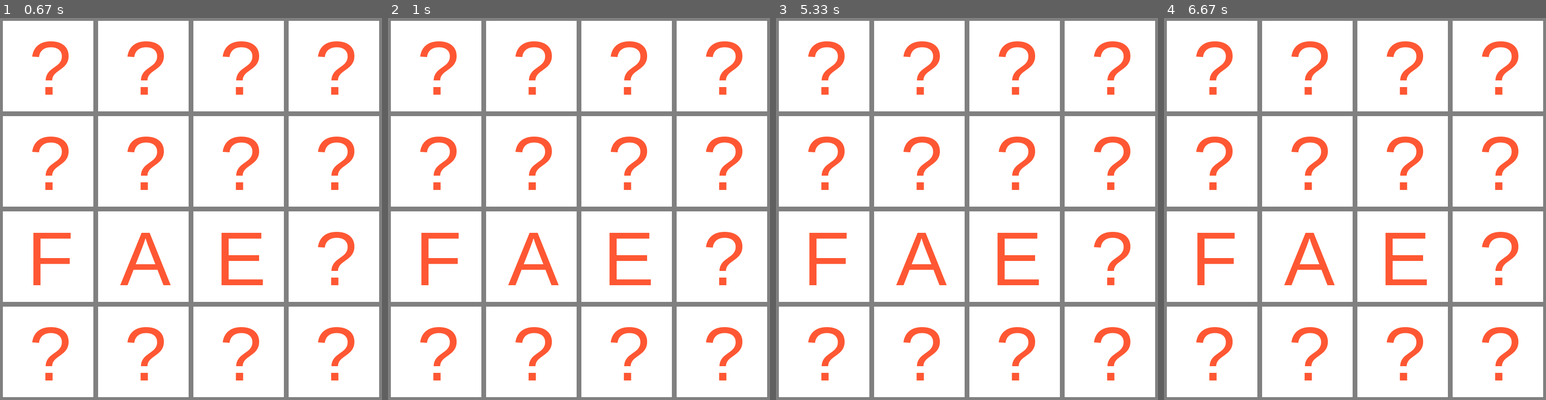
Above: before the commit, frames 1-4 (left to right).
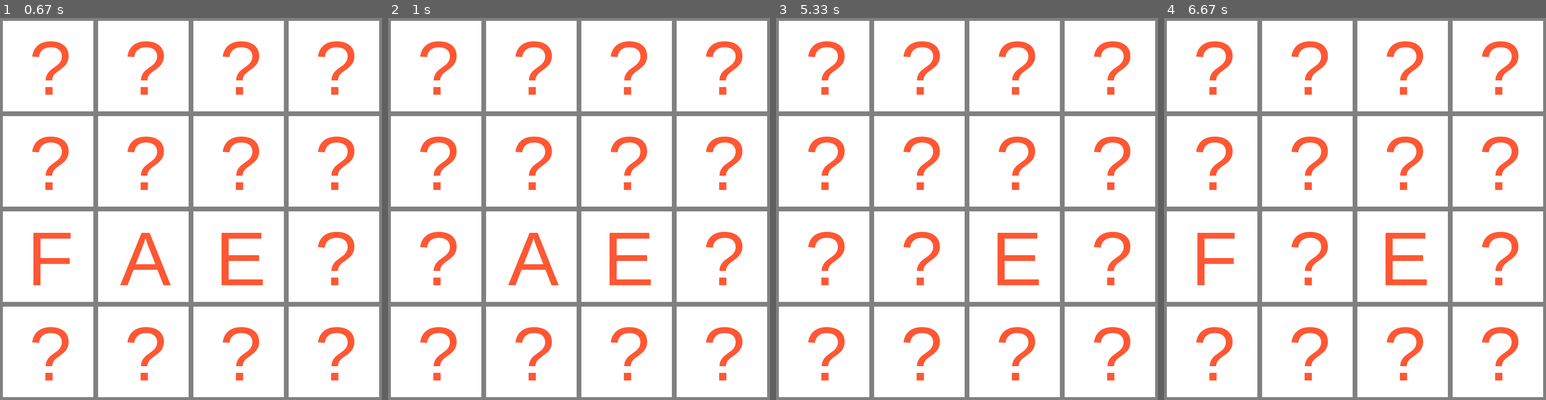
Above: after the commit, the same moments.

Repository: mmenavas/pygame-memory-game
Game: pygame game, started from app.py
Two runs of this game, one before a commit and one after it. Both use one fixed random seed, a clock stepped at 60 frames per second and the inputs below.
Inputs (mouse positions are in pixels of both pictures, inside the frame that each line leads up to):
- Up to frame 1 (0.67 s): press the mouse at (95, 212) at 0.37 s; move the mouse to (164, 254) at 0.47 s; release the mouse at (229, 296) at 0.6 s
- Up to frame 2 (1 s): click (452, 304) at 0.72 s
- Up to frame 3 (5.33 s): click (1012, 243) at 1.08 s; click (970, 251) at 1.55 s; click (837, 247) at 2.72 s; click (871, 277) at 3.62 s; click (856, 251) at 3.98 s; click (840, 231) at 4.72 s; click (886, 239) at 5.08 s
- Up to frame 4 (6.67 s): click (1255, 273) at 6.52 s

Frame 1 is identical in both runs. In frame 2, 0.5% of the frame differs, in the area x 8-19%, y 55-70%; in frame 3, 1.3%, in the area x 8-45%, y 55-70%; in frame 4, 0.8%.

Commit message:
Toggle on click

Diff:
--- a/Game/Card.py
+++ b/Game/Card.py
@@ -12,7 +12,16 @@
         self.is_faceup = True
 
     def hide(self):
-        self.fais_faceup = False
+        self.is_faceup = False
+
+    def toggle(self):
+        if self.is_faceup:
+            self.hide()
+        else:
+            self.show()
+
+    def get_value(self):
+        return self.faceup if self.is_faceup else self.facedown
 
     def is_faceup(self):
         return self.is_faceup
--- a/app.py
+++ b/app.py
@@ -29,7 +29,8 @@
         self.surf.blit(self.image, [border, border])
 
     def update(self, *args):
-        self.text = self.font.render(self.card.get_faceup(), 1, self.font_color)
+        self.card.toggle()
+        self.text = self.font.render(self.card.get_value(), 1, self.font_color)
         self.image.fill(self.bg_color)
         self.image.blit(self.text, [self.width/2 - self.text.get_width()/2, self.height/2 - self.text.get_height()/2])
 
@@ -109,10 +110,6 @@
 
     tiles.draw(screen)
 
-    # Show a single tile
-    # coordinates = ((15 % settings.grid_x) * settings.tile_width, (15 % settings.grid_y) * settings.tile_height)
-    # screen.blit(tiles[15].surf, coordinates)
-
     # Handle click on card event
     mouse = pygame.mouse.get_pos()
     click = pygame.mouse.get_pressed()
@@ -120,8 +117,5 @@
         for tile in tiles.get_sprites_at(mouse):
             tile.update()
 
-    # else:
-    #     pygame.draw.rect(gameDisplay, ic,(x,y,w,h))
-
     # # Update the display
     pygame.display.flip()
